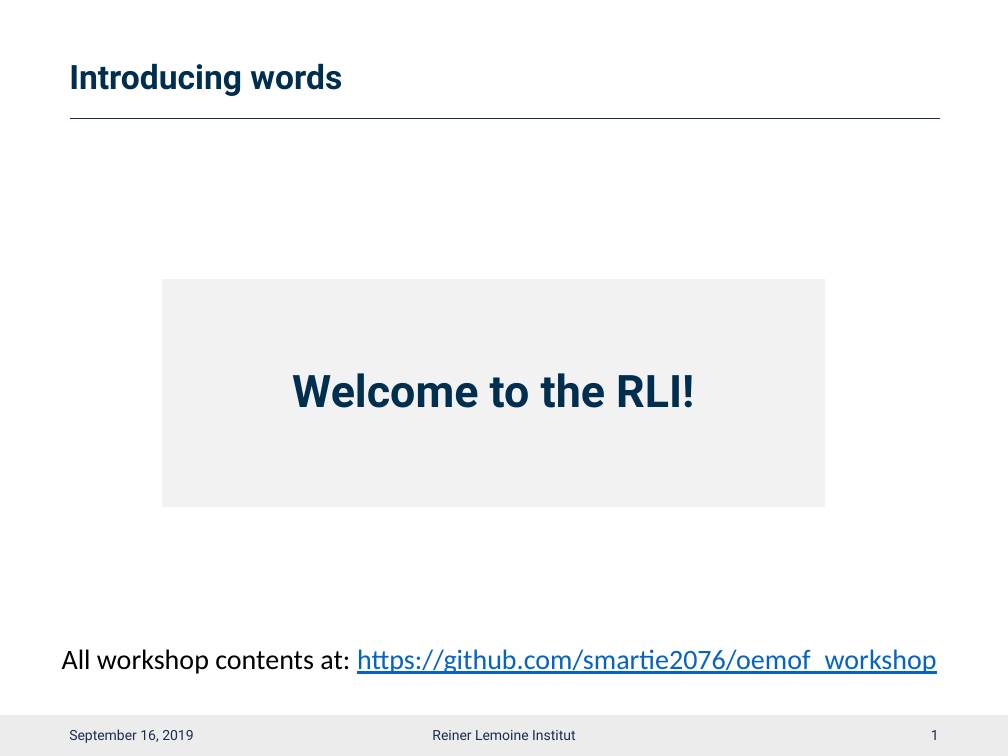
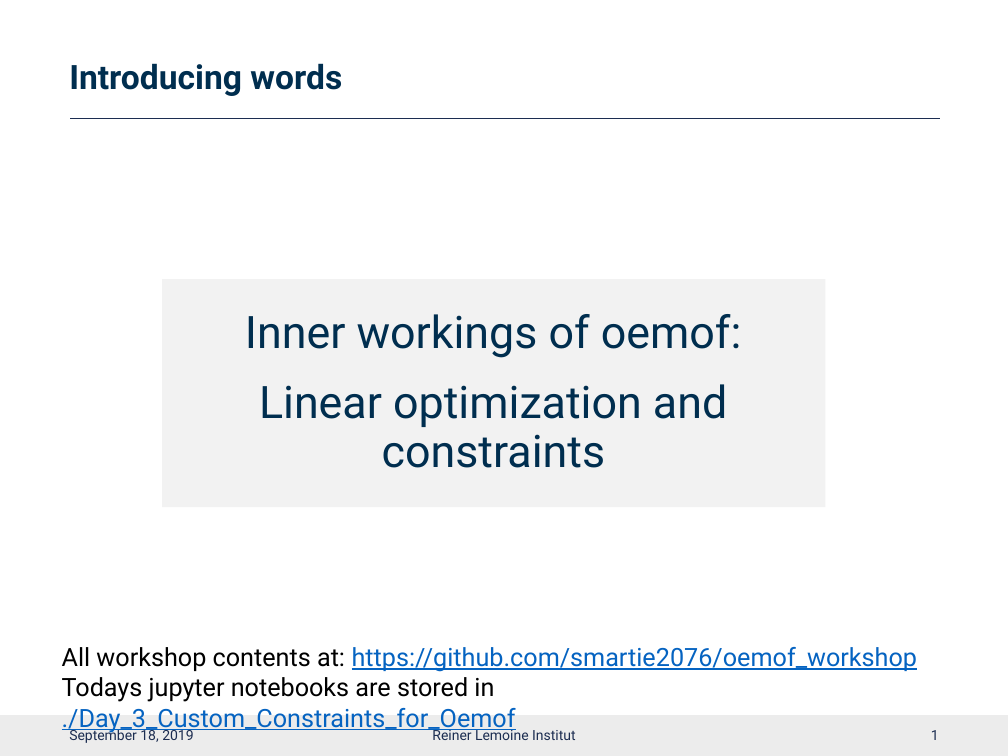
Before and after one commit to smartie2076/oemof_workshop, a slide deck: slide 2 of Oemof_Workshop_07_Constraints.pptx. Drawn at 1008x756 pixels with LibreOffice and Linux fonts; fonts in the diff are those of the drawing; background and template pictures are left out. Boxes give left, top, right and bottom in pixels: in the first picture for what was removed or moved away, otherwise in the second. Text is boxed around its words. In the diff, an @@ line names an element or a change of style, - is before the commit and + after.

```diff
--- a/Oemof_Workshop_07_Constraints.pptx
+++ b/Oemof_Workshop_07_Constraints.pptx
@@ text at [245,314,742,468]: text changed; bold off @@
-Welcome to the RLI!
+Inner workings of oemof:
+Linear optimization and constraints
@@ text at [62,647,917,672]: size 20 to 18 pt, font Calibri to Roboto in "All workshop contents at: https://github.com/smartie2076/oem ..." @@
@@ text at [62,677,516,733]: paragraph added @@
+Todays jupyter notebooks are stored in ./Day_3_Custom_Constraints_for_Oemof
@@ text at [69,727,193,743]: text changed @@
-September 16, 2019
+September 18, 2019
```
Also in this commit, not shown: 8 other slides changed, 19 slides added, 4 slides removed, 48 other files.
